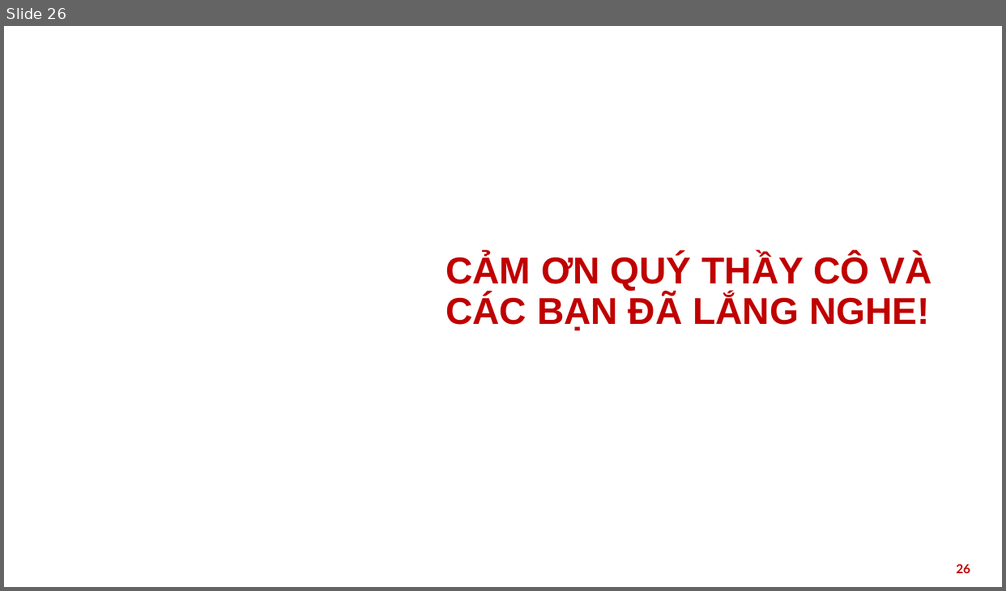
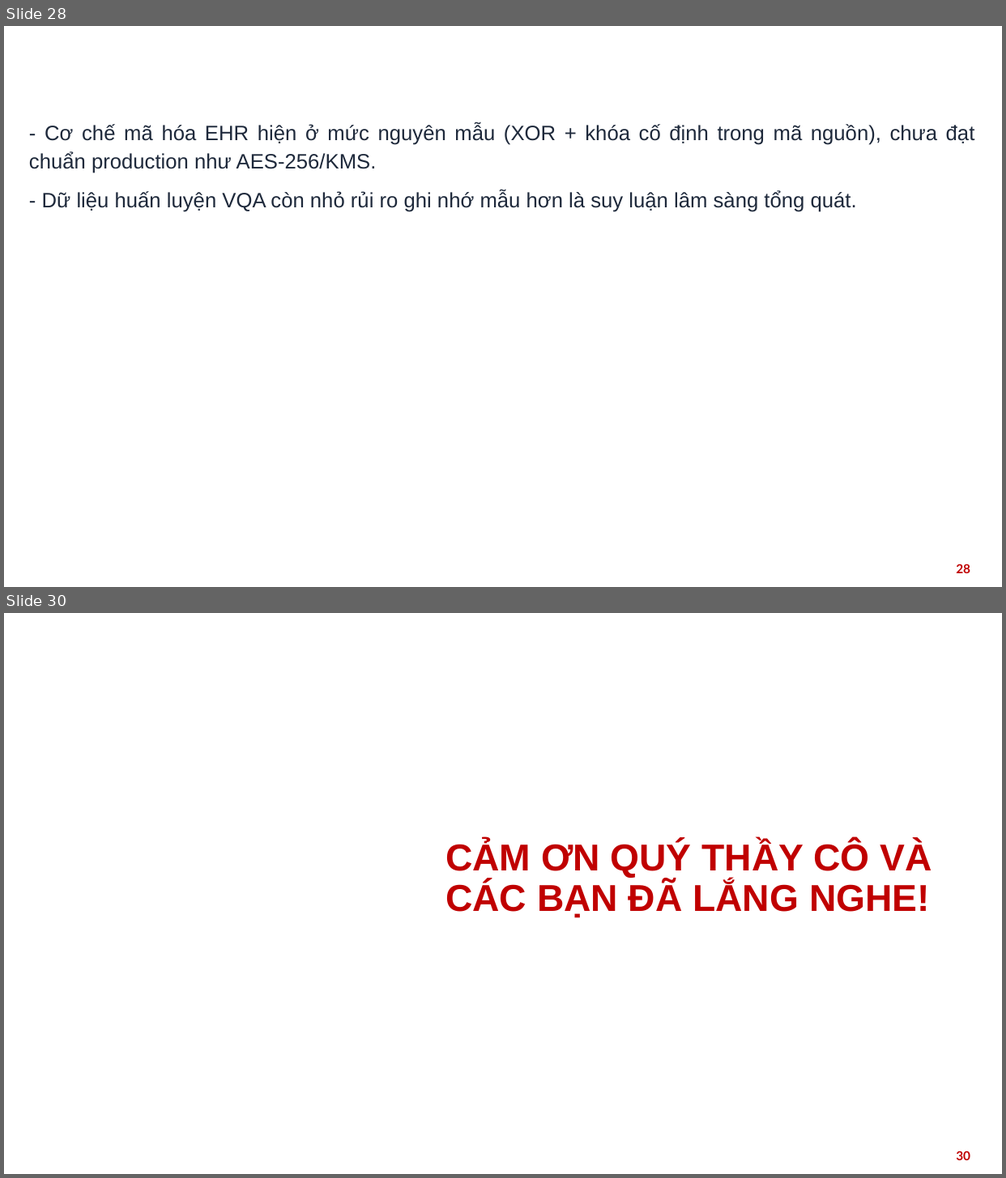
Before and after one commit to nthg0609/doanTN, a slide deck: HUST_PPT_template_2022_RED_16x9_567042.pptx. Shown one above the other, each under a label of ours: slide 26 before the commit, slides 28 and 30 after it; the slides between them are not shown. The pictures are 1006x591 and 1006x1178 pixels, drawn with LibreOffice and Linux fonts; fonts in the diff are those of the drawing; background and template pictures are left out. Boxes give left, top, right and bottom in pixels: in the first picture for what was removed or moved away, otherwise in the second. Text is boxed around its words. In the diff, an @@ line names an element or a change of style, - is before the commit and + after.

```diff
--- a/HUST_PPT_template_2022_RED_16x9_567042.pptx
+++ b/HUST_PPT_template_2022_RED_16x9_567042.pptx
@@ slide 28 added at [4,26,1002,587], background picture (left out) @@
@@ text added at [29,123,975,212], 20 pt, text #1E293B @@
+- Cơ chế mã hóa EHR hiện ở mức nguyên mẫu (XOR + khóa cố định trong mã nguồn), chưa đạt chuẩn production như AES-256/KMS.
+- Dữ liệu huấn luyện VQA còn nhỏ rủi ro ghi nhớ mẫu hơn là suy luận lâm sàng tổng quát.
@@ title added at [82,124,115,141], 28 pt, text #FFFFFF, bold @@
+HẠN CHẾ
@@ page number added at [956,564,970,574], 12 pt, text #C00000, bold @@
+28
@@ what was slide 26 is now slide 30 @@
@@ page number at [956,1151,970,1161]: text changed @@
-26
+30
```
Also in this commit, not shown: 20 slides changed, 3 other slides added, 50 other files.
